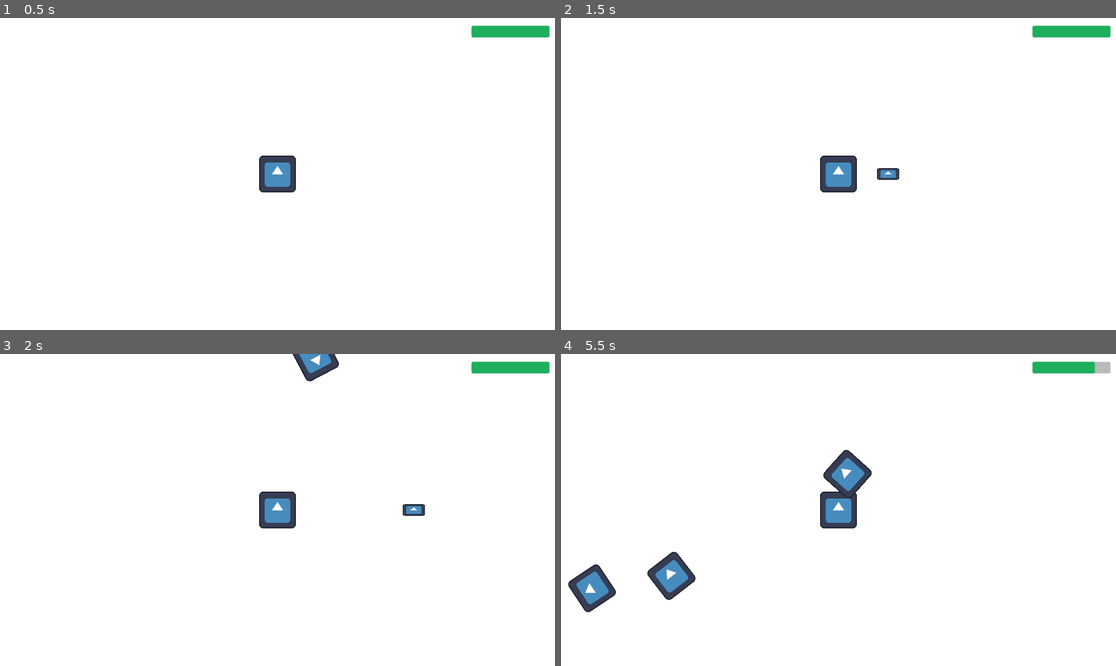
Above: before the commit, frames 1-4 (two rows, left to right).
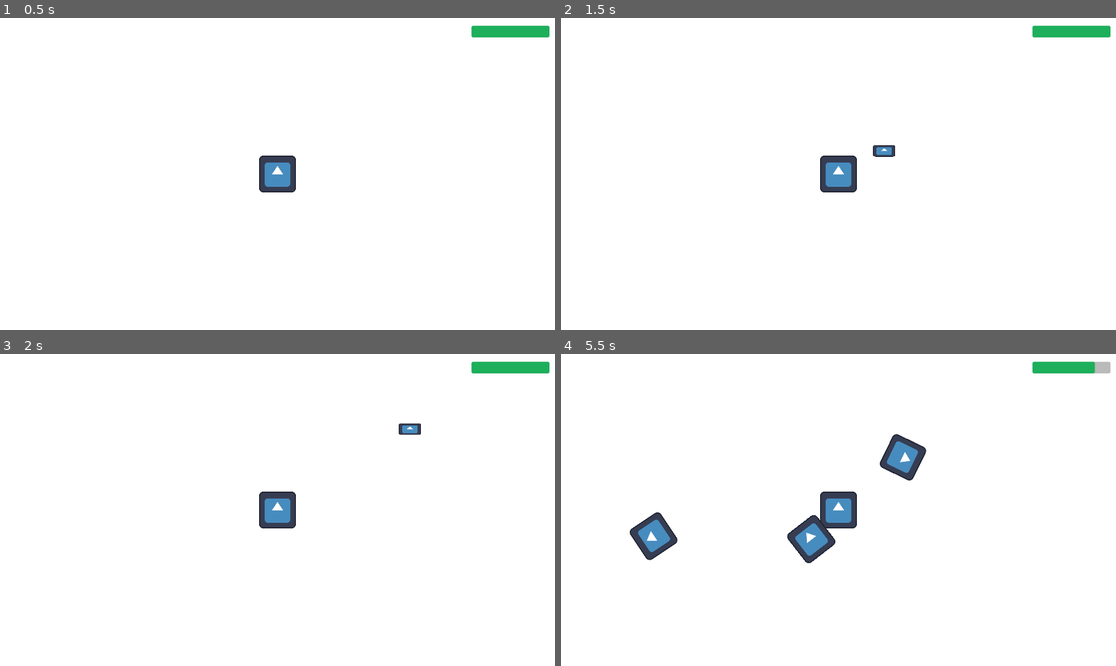
Above: after the commit, the same moments.

Repository: webermael/Informatikprojekt
Game: Godot game, scene res://Game.tscn
Same seed, same stepped clock (60 frames per second), same inputs: the game is played once before the commit and once after it. The engine's default icon, where the game draws it, is replaced by a stand-in: a white triangle on a blue panel in a dark square.
Inputs:
- Up to frame 1 (0.5 s): no input
- Up to frame 2 (1.5 s): tap Enter at 0.5 s; hold Right (ui_right) 0.53-1.28 s; tap Space at 1.25 s; hold Down (ui_down) from 1.28 s (still down)
- Up to frame 3 (2 s): keep holding Down (ui_down)
- Up to frame 4 (5.5 s): release Down (ui_down) at 2.03 s; hold Right (ui_right) 2.03-2.78 s; hold Up (ui_up) 2.78-3.53 s; hold Left (ui_left) 3.53-5.03 s; hold Down (ui_down) from 5.03 s (still down)

Frame 1 is identical in both runs. In frame 2, 0.3% of the frame differs, in the area x 56-61%, y 40-52%; in frame 3, 0.8%; in frame 4, 4.6%, in the area x 1-66%, y 25-83%.

Commit message:
added stab() and shoot()

Diff:
--- a/Player/Player.gd
+++ b/Player/Player.gd
@@ -40,13 +40,7 @@
 	move_and_slide()
 
 
-func _process(delta):
-	input_direction = Input.get_vector("ui_left", "ui_right", "ui_up", "ui_down")
-
-
-	if input_direction.length() != 0:
-		last_movement = input_direction.angle()
-
+func stab():
 	if Input.is_action_pressed("ui_melee_attack") and stab_ready:
 		$Stab.rotation = last_movement - PI / 2
 		$Stab.visible = true
@@ -55,6 +49,8 @@
 		$StabDuration.start()
 		$StabCooldown.start()
 
+
+func shoot():
 	if Input.is_action_pressed("ui_ranged_attack") and bullet_ready:
 		$ShootingPivot.rotation = last_movement
 		var Bullet = preload("res://Player/weapons/Bullet/Bullet.tscn").instantiate()
@@ -63,3 +59,14 @@
 		$ShootingPivot/ShootingPoint.add_child(Bullet)
 		bullet_ready = false
 		$BulletCooldown.start()
+
+
+func _process(delta):
+	input_direction = Input.get_vector("ui_left", "ui_right", "ui_up", "ui_down")
+
+	if input_direction.length() != 0:
+		last_movement = input_direction.angle()
+
+	stab()
+	shoot()
+	move()
